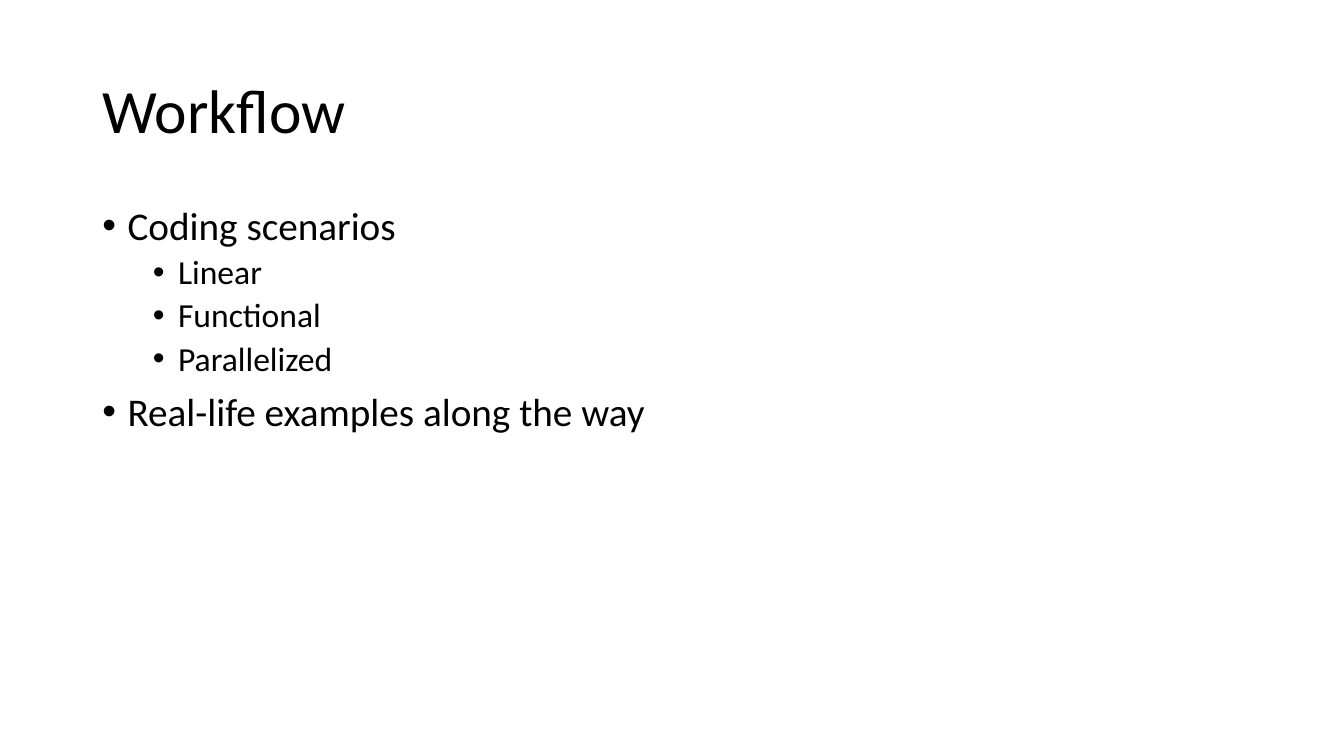
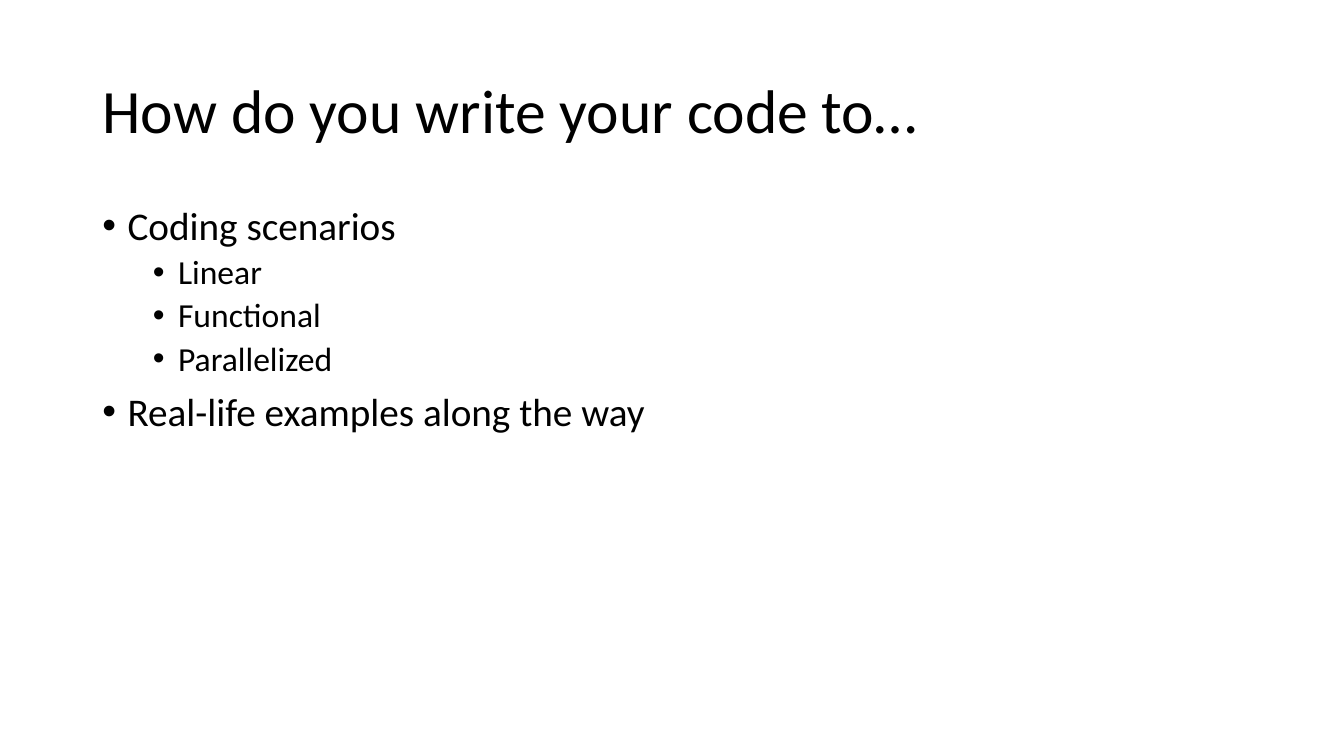
Before and after one commit to wynhsu/intro_to_r, a slide deck: slide 16 of class_3_4.pptx. Drawn at 1344x756 pixels with LibreOffice and Linux fonts; fonts in the diff are those of the drawing. Boxes give left, top, right and bottom in pixels: in the first picture for what was removed or moved away, otherwise in the second. Text is boxed around its words. In the diff, an @@ line names an element or a change of style, - is before the commit and + after.

Commit message:
rename workflow folder, clarify ggplot exercise, touch up powerpoint

```diff
--- a/class_3_4.pptx
+++ b/class_3_4.pptx
@@ title at (102, 90, 917, 143): text changed @@
-Workflow
+How do you write your code to…
```
Also in this commit, not shown: 3 other slides changed, 1 slide added, 1 slide removed, 10 other files.
